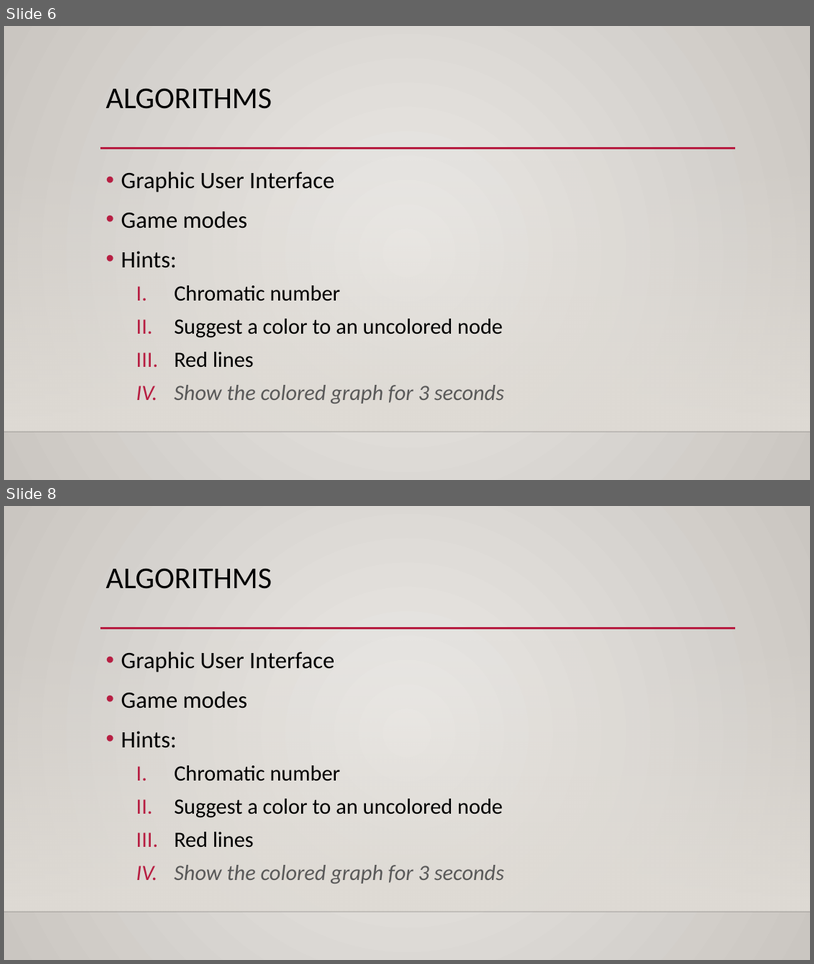
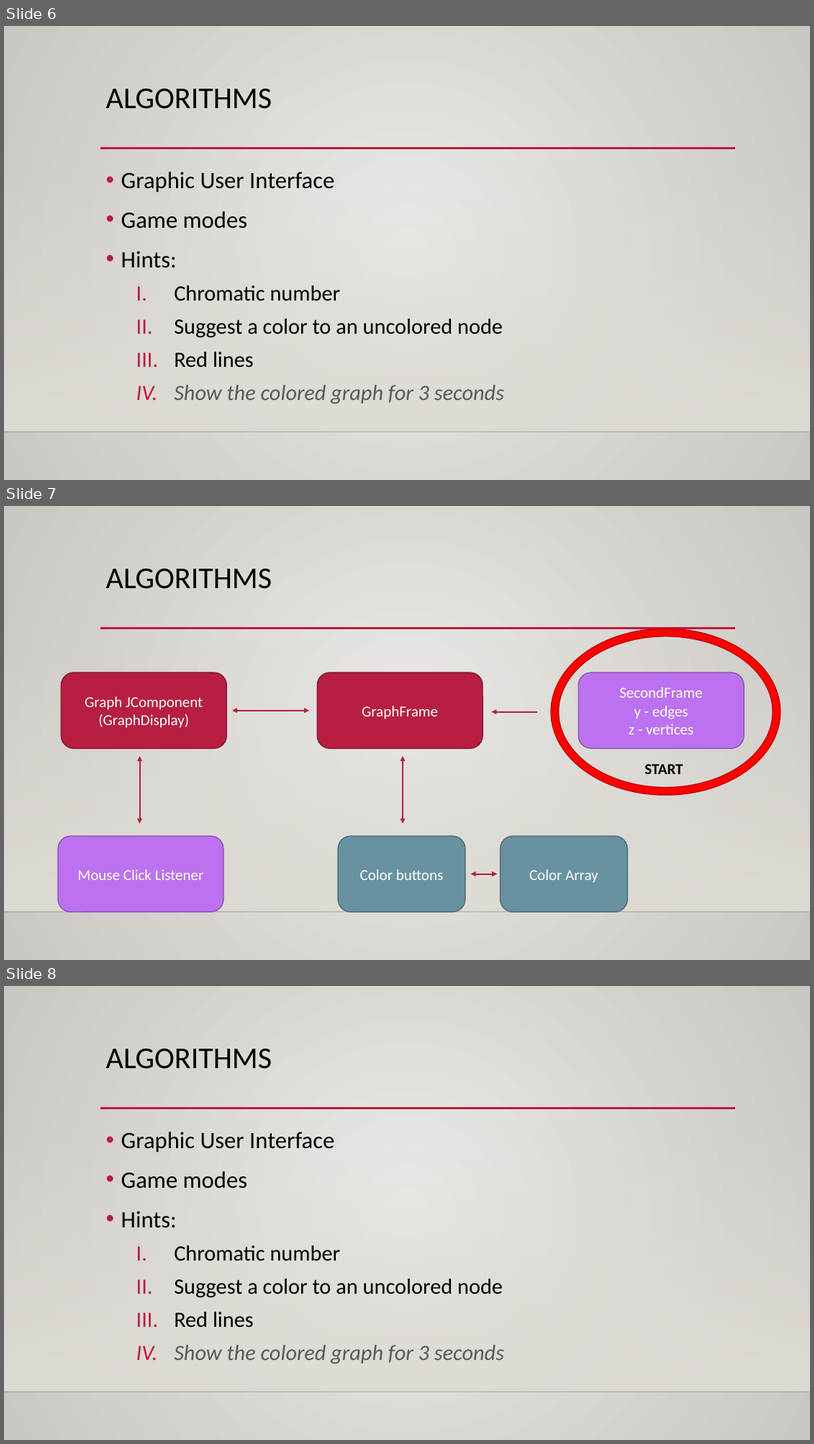
Before and after one commit to diagnoza/develop-, a slide deck: Project1-1/Phase2/Presentation2.pptx. Shown one above the other, each under a label of ours: slides 6 and 8 before the commit, slides 6, 7 and 8 after it; the slides between them are not shown. The pictures are 814x964 and 814x1444 pixels, drawn with LibreOffice and Linux fonts; fonts in the diff are those of the drawing; background and template pictures are left out. Boxes give left, top, right and bottom in pixels: in the first picture for what was removed or moved away, otherwise in the second. Text is boxed around its words. In the diff, an @@ line names an element or a change of style, - is before the commit and + after.

```diff
--- a/Project1-1/Phase2/Presentation2.pptx
+++ b/Project1-1/Phase2/Presentation2.pptx
@@ slide 7 added at [4, 506, 810, 960], background gradient #ECEAE7 to #CAC7C1; not listed: 3 template elements that a slide beside it also shows @@
@@ title added at [106, 568, 272, 589], 36 pt, text #000000 @@
+ALGORITHMS
@@ donut added at [551, 629, 781, 795], fill #FF0000, outline #C00000 1.25 pt @@
@@ rounded rectangle added at [62, 672, 227, 748], fill #B71E42, outline #871631 1.25 pt, 18 pt, text #FFFFFF @@
+Graph JComponent
+(GraphDisplay)
@@ rounded rectangle added at [317, 672, 483, 748], fill #B71E42, outline #871631 1.25 pt, 18 pt, text #FFFFFF @@
+GraphFrame
@@ rounded rectangle added at [579, 672, 744, 748], fill #BC72F0, outline #8B54B2 1.25 pt, 18 pt, text #FFFFFF @@
+SecondFrame
+y - edges
+z - vertices
@@ double arrow added from (309, 710) to (232, 710), #B71E42 1.75 pt @@
@@ arrow added from (538, 712) to (492, 712), #B71E42 1.75 pt @@
@@ double arrow added from (139, 756) to (139, 824), #B71E42 1.75 pt @@
@@ double arrow added from (404, 756) to (404, 824), #B71E42 1.75 pt @@
@@ text added at [645, 764, 683, 774], 18 pt, text #000000, bold @@
+START
@@ rounded rectangle added at [58, 836, 224, 911], fill #BC72F0, outline #8B54B2 1.25 pt, 18 pt, text #FFFFFF @@
+Mouse Click Listener
@@ rounded rectangle added at [339, 836, 466, 911], fill #6892A0, outline #4D6C76 1.25 pt, 18 pt, text #FFFFFF @@
+Color buttons
@@ rounded rectangle added at [501, 836, 628, 911], fill #6892A0, outline #4D6C76 1.25 pt, 18 pt, text #FFFFFF @@
+Color Array
@@ double arrow added from (471, 874) to (498, 874), #B71E42 1.75 pt @@
```
Also in this commit, not shown: 1 slide removed.
